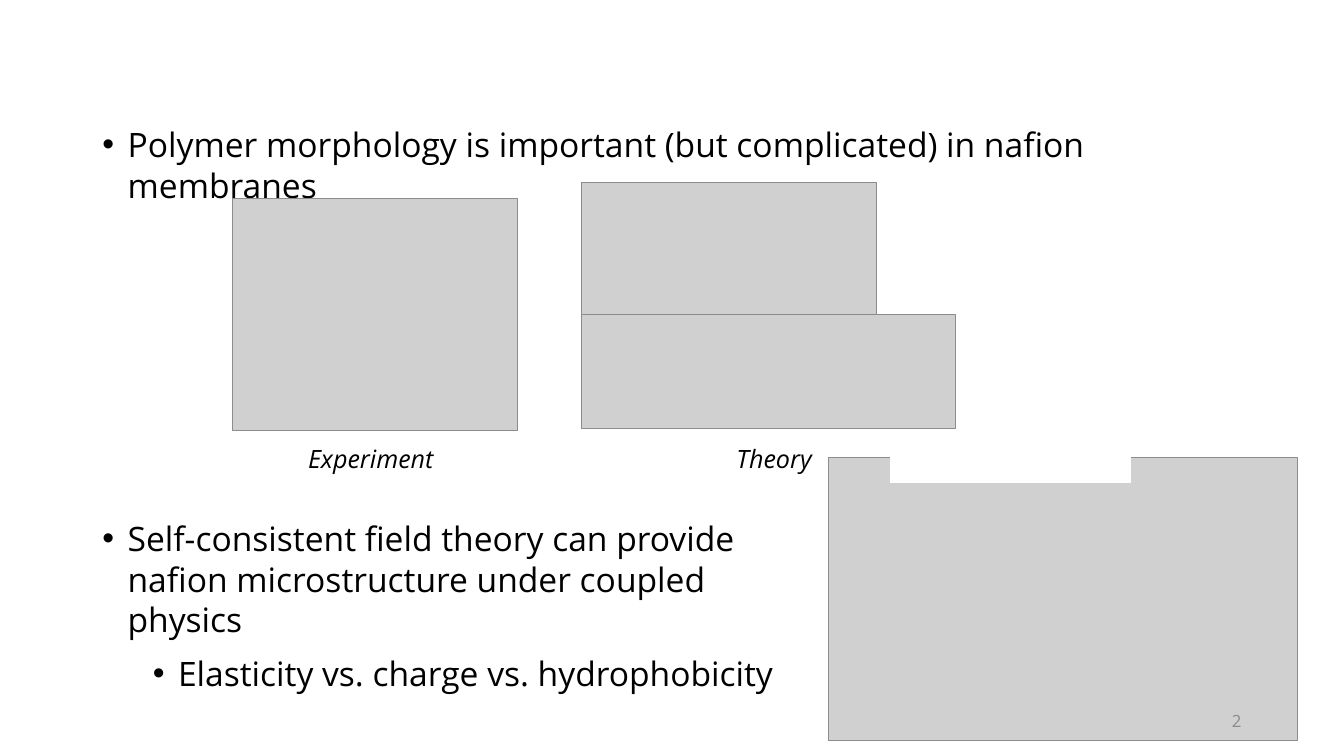
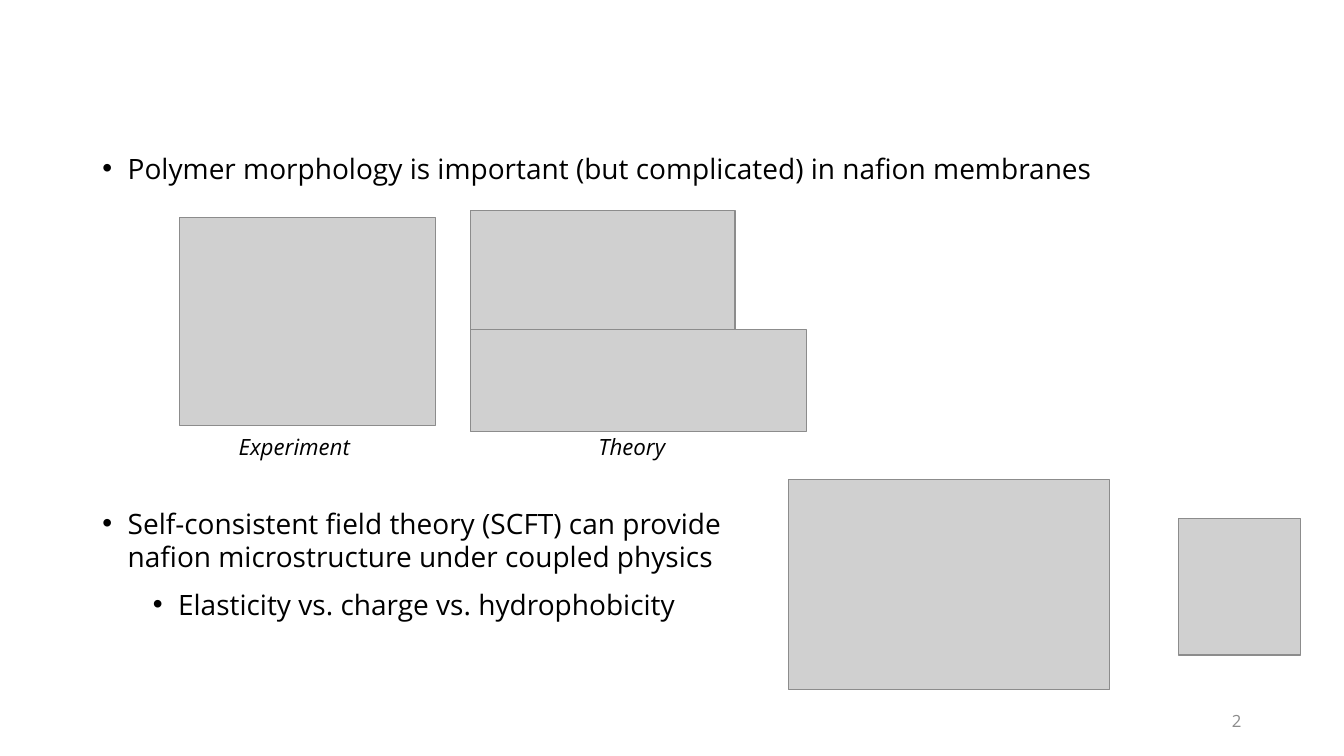
Before and after one commit to tyokokur/presentations, a slide deck: slide 2 of 20241001 NAF Update.pptx. Drawn at 1344x756 pixels with LibreOffice and Linux fonts; fonts in the diff are those of the drawing; grey boxes stand for pictures; background and template pictures are left out. Boxes give left, top, right and bottom in pixels: in the first picture for what was removed or moved away, otherwise in the second. Text is boxed around its words. In the diff, an @@ line names an element or a change of style, - is before the commit and + after.

Commit message:
autocommit

```diff
--- a/20241001 NAF Update.pptx
+++ b/20241001 NAF Update.pptx
@@ text "Polymer morphology is important (but ...": place and size @@
-text "Polymer morphology is important (but ..." at <box>128,131,1084,207</box>
+text "Polymer morphology is important (but ..." at <box>128,157,1091,186</box>
@@ text "Polymer morphology is important (but ..." at <box>128,157,1091,186</box>: size 24 to 20 pt @@
@@ picture: place and size @@
-picture at <box>233,199,518,431</box>
+picture at <box>179,218,436,426</box>
@@ picture: place and size @@
-picture at <box>582,182,877,316</box>
+picture at <box>471,211,736,331</box>
@@ picture: place and size @@
-picture at <box>582,315,956,429</box>
+picture at <box>471,330,807,432</box>
@@ text "Experiment": place and size @@
-text "Experiment" at <box>308,449,433,474</box>
+text "Experiment" at <box>239,438,350,461</box>
@@ text "Experiment" at <box>239,438,350,461</box>: size 18 to 16 pt @@
@@ text "Theory" at <box>598,438,665,461</box>: size 18 to 16 pt @@
@@ text "Theory": place and size @@
-text "Theory" at <box>736,449,811,474</box>
+text "Theory" at <box>598,438,665,461</box>
@@ rectangle removed at <box>891,449,1130,483</box> @@
@@ picture removed at <box>829,458,1298,741</box> @@
@@ text "Self-consistent field theory (SCFT) can ...": place and size @@
-text "Self-consistent field theory (SCFT) can ..." at <box>128,525,773,694</box>
+text "Self-consistent field theory (SCFT) can ..." at <box>128,512,721,622</box>
@@ picture added at <box>788,480,1110,690</box> @@
@@ text at <box>128,512,721,574</box>: text changed; size 24 to 20 pt @@
-• Self-consistent field theory can provide nafion microstructure under coupled physics
+• Self-consistent field theory (SCFT) can provide nafion microstructure under coupled physics
@@ picture added at <box>1179,518,1301,654</box> @@
@@ text at <box>178,593,674,622</box>: size 24 to 20 pt in "Elasticity vs. charge vs. hydrophobicity" @@
```
